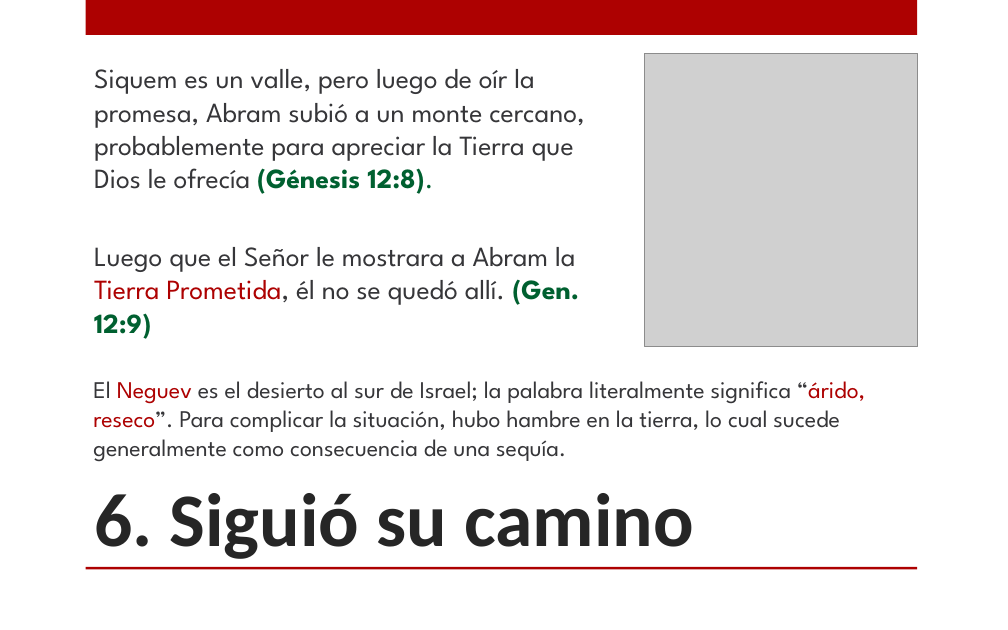
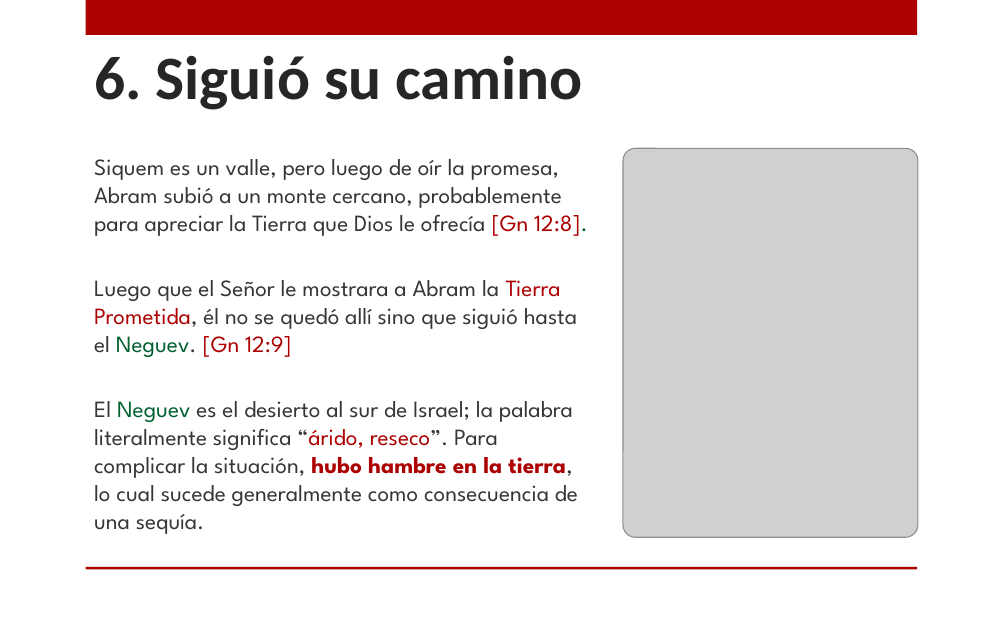
Before and after one commit to CreyTuning/documents, a slide deck: slide 12 of slideshow/Estudios Biblicos/3.-Genesis_1.pptx. Drawn at 1008x630 pixels with LibreOffice and Linux fonts; fonts in the diff are those of the drawing; grey boxes stand for pictures; background and template pictures are left out. Boxes give left, top, right and bottom in pixels: in the first picture for what was removed or moved away, otherwise in the second. Text is boxed around its words. In the diff, an @@ line names an element or a change of style, - is before the commit and + after.

```diff
--- a/slideshow/Estudios Biblicos/3.-Genesis_1.pptx
+++ b/slideshow/Estudios Biblicos/3.-Genesis_1.pptx
@@ text "6. Siguió su camino": place and size @@
-text "6. Siguió su camino" at [94, 493, 694, 559]
+text "6. Siguió su camino" at [94, 55, 583, 110]
@@ text "6. Siguió su camino" at [94, 55, 583, 110]: size 54 to 44 pt; vertical alignment bottom to middle @@
@@ picture: place and size @@
-picture at [644, 53, 917, 347]
+picture at [623, 148, 918, 537]
@@ text at [94, 159, 588, 534]: text changed; size 19.8 to 16.6 pt @@
-Siquem es un valle, pero luego de oír la promesa, Abram subió a un monte cercano, probablemente para apreciar la Tierra que Dios le ofrecía (Génesis 12:8).
-Luego que el Señor le mostrara a Abram la Tierra Prometida, él no se quedó allí. (Gen. 12:9)
+Siquem es un valle, pero luego de oír la promesa, Abram subió a un monte cercano, probablemente para apreciar la Tierra que Dios le ofrecía [Gn 12:8].
+Luego que el Señor le mostrara a Abram la Tierra Prometida, él no se quedó allí sino que siguió hasta el Neguev. [Gn 12:9]
+El Neguev es el desierto al sur de Israel; la palabra literalmente significa “árido, reseco”. Para complicar la situación, hubo hambre en la tierra, lo cual sucede generalmente como consecuencia de una sequía.
@@ text removed at [93, 381, 865, 461] @@
-El Neguev es el desierto al sur de Israel; la palabra literalmente significa “árido, reseco”. Para complicar la situación, hubo hambre en la tierra, lo cual sucede generalmente como consecuencia de una sequía.
```
Also in this commit, not shown: 12 other slides changed.
